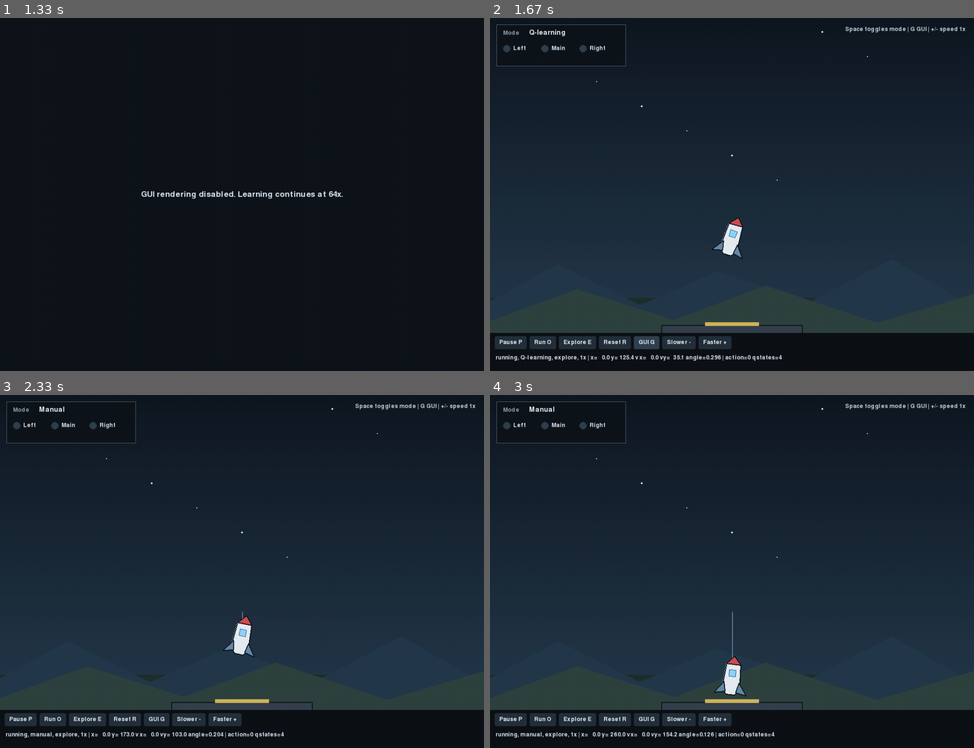
Above: before the commit, frames 1-4 (two rows, left to right).
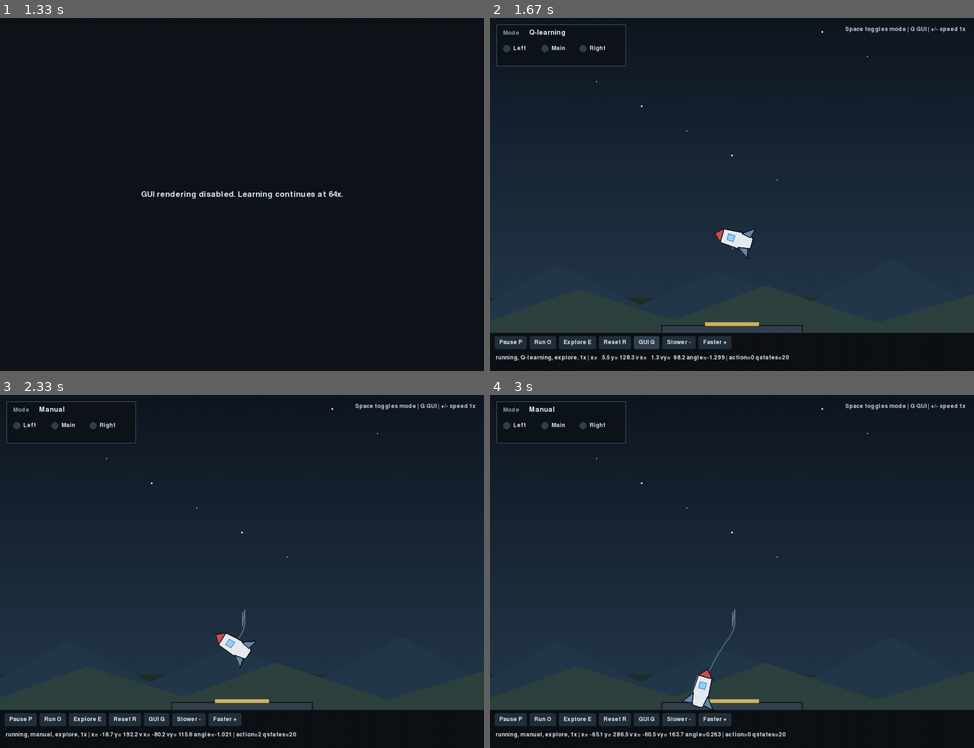
Above: after the commit, the same moments.

Repository: ollehaakansson/tddc17-ai
Game: pygame game, started from lab5-ReinforcementLearning/excercise/simulator.py
Same seed, same stepped clock (60 frames per second), same inputs: the game is played once before the commit and once after it.
Inputs (mouse positions are in pixels of both pictures, inside the frame that each line leads up to):
- Up to frame 1 (1.33 s): tap Space at 0.33 s; click "GUI G" at 0.72 s; tap Enter at 1 s
- Up to frame 2 (1.67 s): tap G at 1.37 s
- Up to frame 3 (2.33 s): click (251, 451) at 1.92 s; tap Space at 2.27 s
- Up to frame 4 (3 s): tap Space at 2.57, 2.77 s

Frame 1 is identical in both runs. In frame 2, 0.8% of the frame differs, in the area x 23-62%, y 56-98%; in frame 3, 0.9%; in frame 4, 1.2%, in the area x 20-62%, y 60-98%.

Commit message:
Exercise 1-3 done

Diff:
--- a/lab5-ReinforcementLearning/excercise/qlearning_controller.py
+++ b/lab5-ReinforcementLearning/excercise/qlearning_controller.py
@@ -85,8 +85,20 @@
 
         # Exercise 2: Map every action number to an engine activation pattern.
         # Explicitly switch off every engine that the action does not use.
-        self.reset_rockets()
-
+        #self.reset_rockets()
+        #============== Implementation ====================
+        self.left_engine.setBursting(False)
+        self.middle_engine.setBursting(False)
+        self.right_engine.setBursting(False)
+        if action == 0:
+            pass
+        elif action == 1:
+            pass #self.middle_engine.setBursting(True)
+        elif action == 2:
+            self.left_engine.setBursting(True)
+        elif action == 3:
+            self.right_engine.setBursting(True)
+        #===================================================
     def tick(self, current_time):
         """Main decision loop. Called every iteration by the simulator."""
         self.iteration += 1
@@ -94,6 +106,10 @@
         if self.paused:
             return
 
+        #============== Implementation ====================
+        #if(self.vy.getValue() > 10):
+            #self.middle_engine.setBursting(True)
+        #==================================================
         # Exercise 4: Change these angle functions to the hover functions after
         # the angle controller works.
         new_state = StateAndReward.get_state_angle(
@@ -135,6 +151,14 @@
             # Exercise 3: Implement the Q-learning update here. Use
             # previous_reward, alpha(), GAMMA_DISCOUNT_FACTOR, and
             # get_max_action_q_value().
+            #============== Implementation ====================
+            old_q = self.qtable[prev_stateaction]
+            max_next_q = self.get_max_action_q_value(new_state)
+            alpha_val = self.alpha(self.ntable[prev_stateaction])
+
+            # Q-learning formula: Q(s,a) <- Q(s,a) + alpha * (r + gamma * max-Q(s',a') - Q(s,a))
+            self.qtable[prev_stateaction] = old_q + alpha_val * (previous_reward + self.GAMMA_DISCOUNT_FACTOR * max_next_q - old_q)
+            #==================================================
 
             action = self.select_action(new_state)
             self.perform_action(action)
--- a/lab5-ReinforcementLearning/excercise/state_and_reward.py
+++ b/lab5-ReinforcementLearning/excercise/state_and_reward.py
@@ -6,9 +6,20 @@
         """State discretization function for the angle controller."""
 
         # Exercise 1a: Discretize the angle and return a unique state.
+        #============== Implementation ====================
+        if angle < -0.4:
+            state = "hard_left"
+        elif angle < -0.1:
+            state = "slight_left"
+        elif angle <= 0.1:
+            state = "upright"
+        elif angle <= 0.4:
+            state = "slight_right"
+        else:
+            state = "hard_right"
 
-        state = "angle-state-not-implemented"
-
+        print(state)
+        #==================================================
         return state
 
     @staticmethod
@@ -16,9 +27,10 @@
         """Reward function for the angle controller."""
 
         # Exercise 1b: Return a reward that favors an upright rocket.
-
-        reward = 0
-
+        #============== Implementation ====================
+        reward = max(0.0, 10.0 - 30.0 * abs(angle)) # Max point is 10 | 10/30 ≈ 0.33, so if angle is bigger than 0.33 rad points recived is 0
+        print(reward)
+        #==================================================
         return reward
 
     @staticmethod
